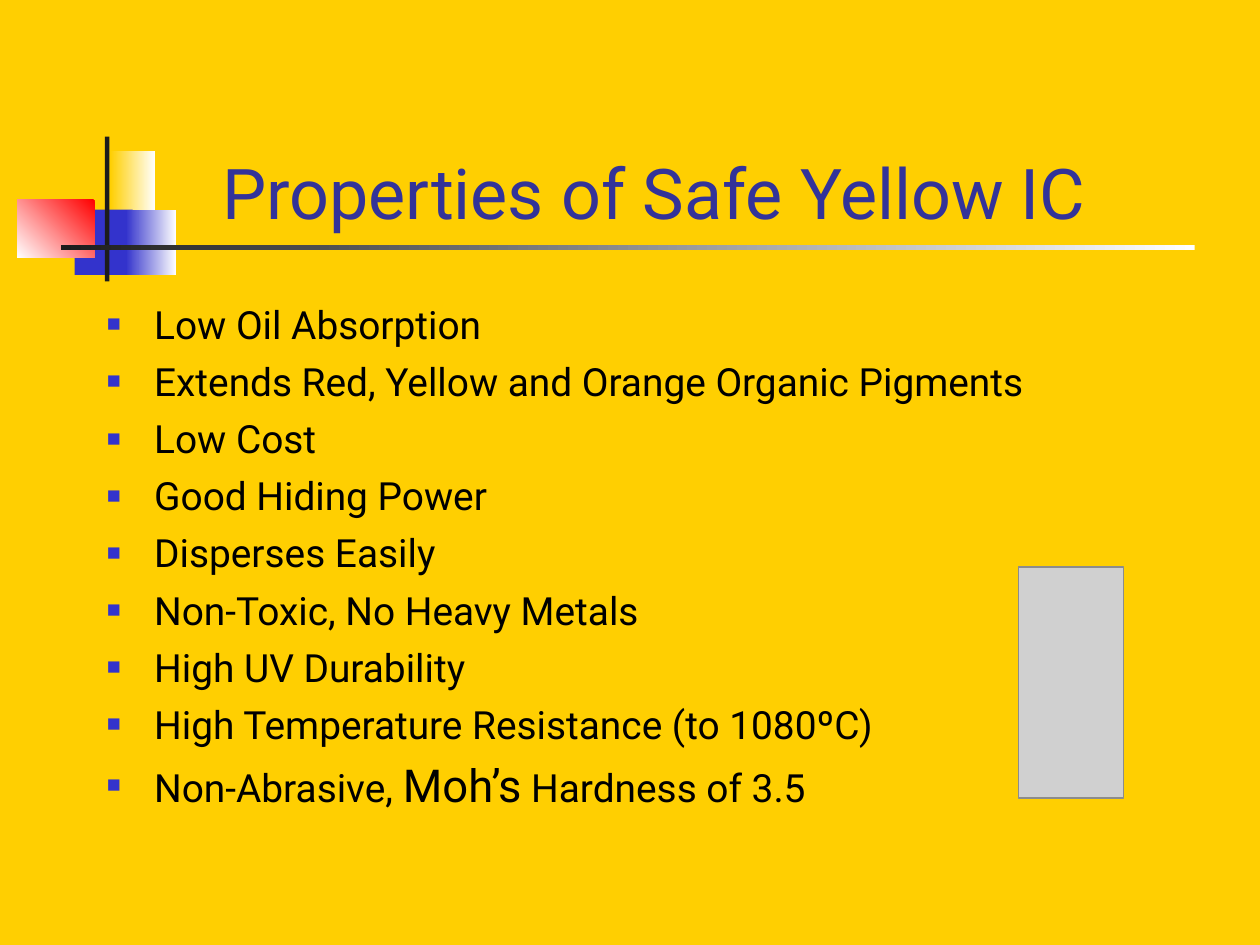
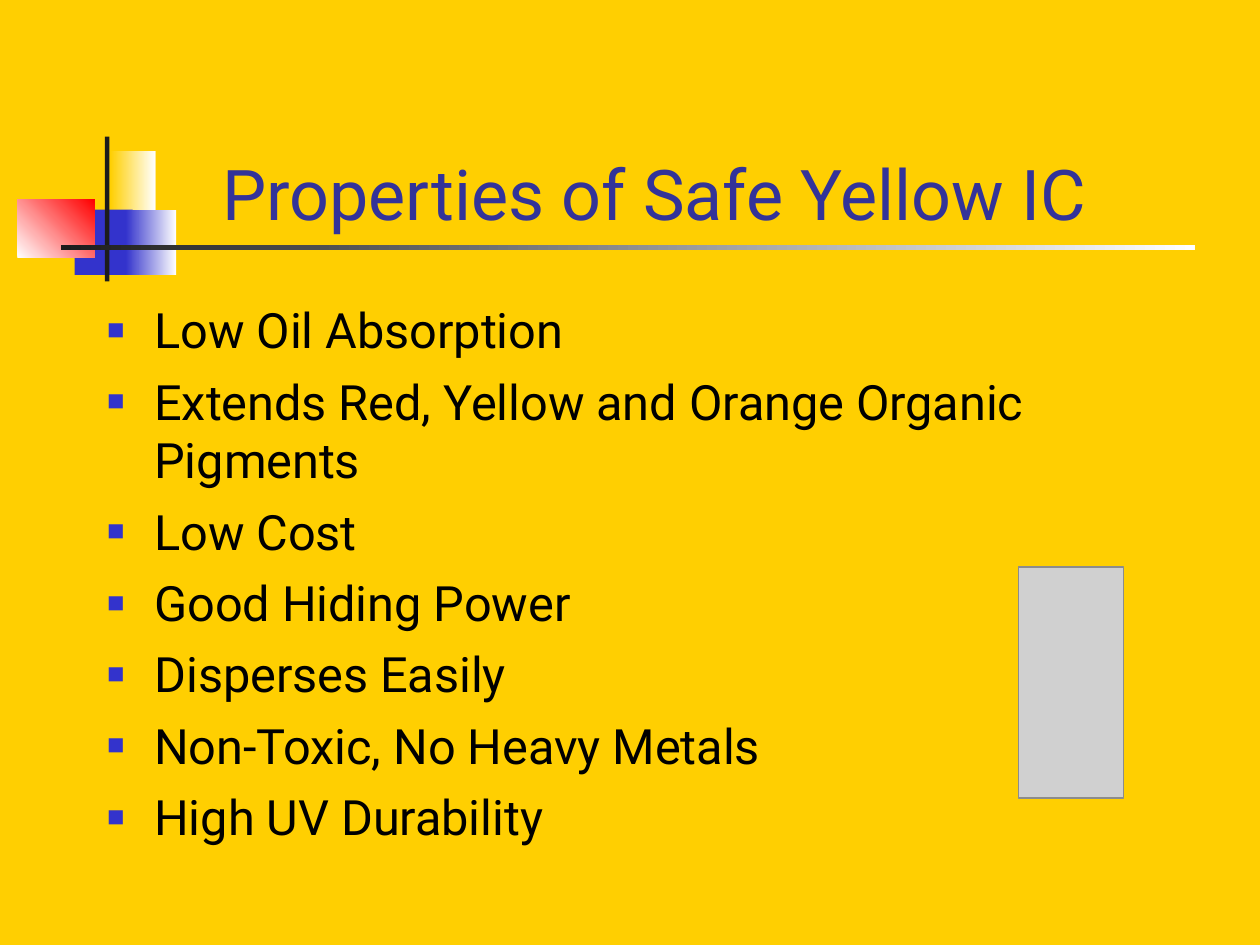
Before and after one commit to sirrice/safepigment, a slide deck: slide 3 of docs/safeyellowic.ppt. Drawn at 1260x945 pixels with LibreOffice and Linux fonts; fonts in the diff are those of the drawing; grey boxes stand for pictures. Boxes give left, top, right and bottom in pixels: in the first picture for what was removed or moved away, otherwise in the second. Text is boxed around its words. In the diff, an @@ line names an element or a change of style, - is before the commit and + after.

Commit message:
update

```diff
--- a/docs/safeyellowic.ppt
+++ b/docs/safeyellowic.ppt
@@ text "Low Oil Absorption" at [154,311,1023,846]: size 22.2 to 27.8 pt; more space between paragraphs @@
@@ text at [154,708,872,808]: paragraphs removed @@
-■ High Temperature Resistance (to 1080ºC)
-■ Non-Abrasive, Moh’s Hardness of 3.5
```
Also in this commit, not shown: 7 other slides changed, 1 slide added, 2 slides removed.
